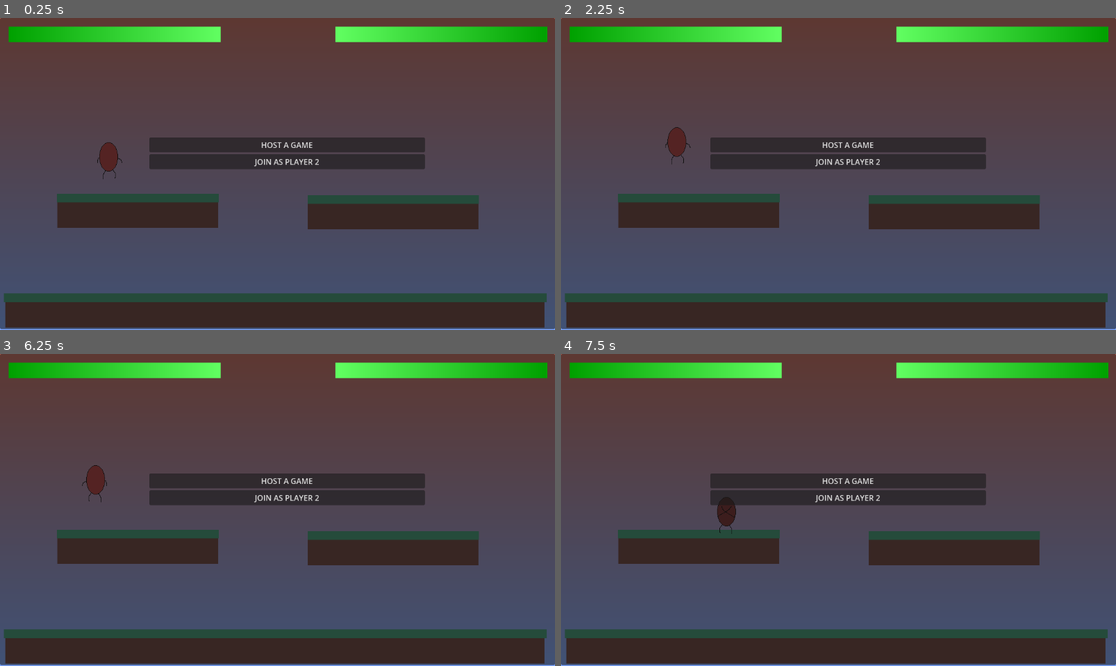
Above: before the commit, frames 1-4 (two rows, left to right).
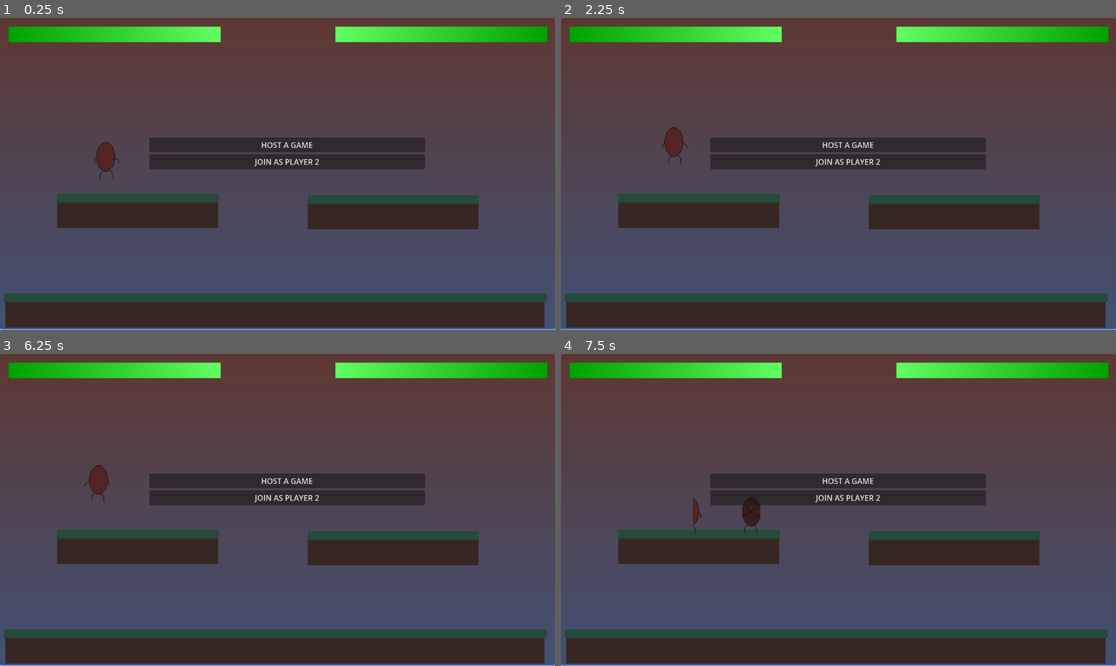
Above: after the commit, the same moments.

Repository: williammartinek22/PlatformFighter
Game: Godot game, scene res://main_scene.tscn
Same seed, same stepped clock (60 frames per second), same inputs: the game is played once before the commit and once after it. Sound files missing from this copy of the repository are replaced by a short silence.
Inputs:
- Up to frame 1 (0.25 s): no input
- Up to frame 2 (2.25 s): tap Enter (ui_accept) at 0.5, 0.77, 2 s; hold Right (ui_right) 0.53-1.25 s; hold C (C) 0.53-1.25 s; tap R (R) at 0.8, 2.1 s; click "HOST A GAME" at 1.25 s; hold Right (ui_right) from 2.03 s (still down)
- Up to frame 3 (6.25 s): tap Enter (ui_accept) at 2.27, 3.5, 4.25, 4.52, 5, 5.27, 5.75, 6.02 s; tap X (X) at 2.3, 3.6 s; release Right (ui_right) at 2.75 s; click "JOIN AS PLAYER 2" at 2.75 s; hold Left (ui_left) 3.53-4.28 s; tap Z (Z) at 3.8, 4.35 s; hold Right (ui_right) 4.28-5.78 s; tap S (S, bound only after the commit) at 4.55, 5.1 s; hold C (C) 5.03-5.78 s; hold Left (ui_left) from 5.78 s (still down); tap C (C) at 5.85 s; tap R (R) at 6.05 s
- Up to frame 4 (7.5 s): release Left (ui_left) at 6.53 s; hold Right (ui_right) 6.53-7.28 s; tap R (R) at 6.6 s; tap X (X) at 6.8, 7.35 s; hold Left (ui_left) from 7.28 s (still down)

The runs differ from the first frame. In frame 1, 0.1% of the frame differs, in the area x 17-23%, y 39-52%; in frame 2, 0.1%; in frame 3, 0.1%; in frame 4, 0.5%, in the area x 23-36%, y 46-58%.

Commit message:
Added chicken super, added super meter, added death sprite

Diff:
--- a/Multiplayer/MultiplayerController.gd
+++ b/Multiplayer/MultiplayerController.gd
@@ -8,6 +8,7 @@
 var health = 100.0
 var totalHealth = health
 @export var healthBar: TextureProgressBar
+@export var superBar: TextureProgressBar
 @export var main = true
 var throwFactor = 0.95
 
@@ -131,7 +132,8 @@
 	#disable any hitboxes
 	var attacks = $Attacks.get_children()
 	for attack in attacks:
-		attack.disabled = true
+		if attack is CollisionShape2D:
+			attack.disabled = true
 
 func crouch():
 	if is_on_floor():
@@ -139,6 +141,23 @@
 	await get_tree().create_timer(0.5).timeout
 	do_crouch  = false
 	frame = 0
+
+func _super():
+	if superBar.value >= 100:
+		$SuperSheet.show()
+		$SuperSheet.play("default")
+		$EggGuySpriteSheet.hide()
+		await $SuperSheet.animation_finished
+		$SuperSheet.hide()
+		$Chacken.show()
+		$Attacks/ChackenCollisionPolygon2D.disabled = false
+		$AudioStreamPlayer3.play()
+		superBar.value = 0
+		await get_tree().create_timer(8.0).timeout
+		$Chacken.hide()
+		$Attacks/ChackenCollisionPolygon2D.disabled = true
+		$EggGuySpriteSheet.show()
+		$AudioStreamPlayer3.stop()
 
 func _on_attack_body_entered(body):
 	set_deferred('$Attack/AttackCollision.disabled', true)
@@ -152,19 +171,23 @@
 		body.take_damage(10)
 		var flingDirection = body.position.direction_to(position) * -10
 		flingDirection.x *= 250
-		flingDirection.y *= 500 #/throwFactor
+		#flingDirection.y *= 500 #/throwFactor
 		flingDirection.y -= 100
 		body.velocity = flingDirection
 
 func take_damage(amount):
-	print("Damage taken")
 	if healthBar:#main:
 		health = max(0,health-amount)
 		healthBar.value = health
 		throwFactor = health/totalHealth
 
+	if superBar:
+		var superMeter = min(100,superBar.value+(amount*2))
+		superBar.value = superMeter
+
 	if health == 0:
-		hide()
+		frame = 11
+		set_process(false)
 		$AudioStreamPlayer2.play()
-		await $AudioStreamPlayer2.finished
-		queue_free()
+		#await get_tree().create_timer(2.0).timeout
+		#queue_free()
--- a/Multiplayer/MultiplayerInput.gd
+++ b/Multiplayer/MultiplayerInput.gd
@@ -32,6 +32,9 @@
 	elif Input.is_action_just_released("ui_down"):
 		uncrouch.rpc()
 
+	if Input.is_action_just_pressed("S"):
+		_super.rpc()
+
 @rpc("call_local")
 func jump():
 	if multiplayer.is_server():
@@ -56,3 +59,8 @@
 func guard():
 	if multiplayer.is_server():
 		player.do_guard = true
+
+@rpc("call_local")
+func _super():
+	if multiplayer.is_server():
+		player._super()
--- a/Multiplayer/multiplayer_manager.gd
+++ b/Multiplayer/multiplayer_manager.gd
@@ -48,12 +48,13 @@
 
 	if player_to_add.player_id == 1:
 		player_to_add.healthBar = _multiplayer_synchronizer.get_child(0).get_child(0)
-		player_to_add.position = _multiplayer_synchronizer.get_child(2).get_child(0).position
+		player_to_add.superBar = _multiplayer_synchronizer.get_child(2).get_child(0)
+		player_to_add.position = _multiplayer_synchronizer.get_child(4).get_child(0).position
 	else:
 		player_to_add.healthBar = _multiplayer_synchronizer.get_child(1).get_child(0)
-		player_to_add.position = _multiplayer_synchronizer.get_child(2).get_child(1).position
+		player_to_add.superBar = _multiplayer_synchronizer.get_child(3).get_child(0)
+		player_to_add.position = _multiplayer_synchronizer.get_child(4).get_child(1).position
 		player_to_add.transform.x.x = -1
-
 
 func _del_player(id: int):
 	print("Player %s left the game" % id)
--- a/Multiplayer/multiplayer_player.tscn
+++ b/Multiplayer/multiplayer_player.tscn
@@ -1,10 +1,13 @@
-[gd_scene load_steps=14 format=3 uid="uid://btpb8penpr37v"]
+[gd_scene load_steps=24 format=3 uid="uid://btpb8penpr37v"]
 
 [ext_resource type="Script" path="res://Multiplayer/MultiplayerController.gd" id="1_vicjr"]
 [ext_resource type="Script" path="res://Multiplayer/MultiplayerInput.gd" id="2_cqnm7"]
 [ext_resource type="Texture2D" uid="uid://cowfwhfb6a22k" path="res://eggGuySpriteSheet.png" id="2_ho3no"]
+[ext_resource type="Texture2D" uid="uid://chlpoq1tgemdi" path="res://superSheet.png" id="4_7slgd"]
+[ext_resource type="Texture2D" uid="uid://cspanq6rwsv51" path="res://CHACKEN.png" id="4_gxfqc"]
 [ext_resource type="AudioStream" uid="uid://btx1d8lbuis1t" path="res://punch.mp3" id="4_m01n1"]
 [ext_resource type="AudioStream" uid="uid://8ow7tefteniy" path="res://EggDeath.mp3" id="5_cwlc1"]
+[ext_resource type="AudioStream" uid="uid://dhxpkhcnixwu" path="res://Chicken.mp3" id="7_qpvkp"]
 
 [sub_resource type="SceneReplicationConfig" id="SceneReplicationConfig_u1qng"]
 properties/0/path = NodePath(".:player_id")
@@ -28,7 +31,7 @@
 properties/6/path = NodePath(".:do_guard")
 properties/6/spawn = true
 properties/6/replication_mode = 1
-properties/7/path = NodePath(".:scale")
+properties/7/path = NodePath(".:transform")
 properties/7/spawn = true
 properties/7/replication_mode = 1
 
@@ -40,6 +43,56 @@
 [sub_resource type="CapsuleShape2D" id="CapsuleShape2D_d7l2x"]
 radius = 25.0
 height = 78.0
+
+[sub_resource type="AtlasTexture" id="AtlasTexture_cldor"]
+atlas = ExtResource("4_7slgd")
+region = Rect2(0, 0, 600, 600)
+
+[sub_resource type="AtlasTexture" id="AtlasTexture_tv4gh"]
+atlas = ExtResource("4_7slgd")
+region = Rect2(600, 0, 600, 600)
+
+[sub_resource type="AtlasTexture" id="AtlasTexture_4t1j7"]
+atlas = ExtResource("4_7slgd")
+region = Rect2(1200, 0, 600, 600)
+
+[sub_resource type="AtlasTexture" id="AtlasTexture_6h15x"]
+atlas = ExtResource("4_7slgd")
+region = Rect2(1800, 0, 600, 600)
+
+[sub_resource type="AtlasTexture" id="AtlasTexture_o2x2m"]
+atlas = ExtResource("4_7slgd")
+region = Rect2(2400, 0, 600, 600)
+
+[sub_resource type="AtlasTexture" id="AtlasTexture_hspit"]
+atlas = ExtResource("4_7slgd")
+region = Rect2(3000, 0, 600, 600)
+
+[sub_resource type="SpriteFrames" id="SpriteFrames_ki4jt"]
+animations = [{
+"frames": [{
+"duration": 1.0,
+"texture": SubResource("AtlasTexture_cldor")
+}, {
+"duration": 1.0,
+"texture": SubResource("AtlasTexture_tv4gh")
+}, {
+"duration": 1.0,
+"texture": SubResource("AtlasTexture_4t1j7")
+}, {
+"duration": 1.0,
+"texture": SubResource("AtlasTexture_6h15x")
+}, {
+"duration": 1.0,
+"texture": SubResource("AtlasTexture_o2x2m")
+}, {
+"duration": 1.0,
+"texture": SubResource("AtlasTexture_hspit")
+}],
+"loop": false,
+"name": &"default",
+"speed": 5.0
+}]
 
 [sub_resource type="CircleShape2D" id="CircleShape2D_302sc"]
 radius = 24.0
@@ -74,12 +127,22 @@
 texture_filter = 1
 position = Vector2(-2, 0)
 texture = ExtResource("2_ho3no")
-hframes = 11
-frame = 7
+hframes = 12
 
 [node name="CollisionShape2D" type="CollisionShape2D" parent="."]
 position = Vector2(0, 8)
 shape = SubResource("CapsuleShape2D_d7l2x")
+
+[node name="SuperSheet" type="AnimatedSprite2D" parent="."]
+visible = false
+position = Vector2(-15, -216)
+sprite_frames = SubResource("SpriteFrames_ki4jt")
+
+[node name="Chacken" type="Sprite2D" parent="."]
+visible = false
+texture_filter = 1
+position = Vector2(-19, -206)
+texture = ExtResource("4_gxfqc")
 
 [node name="Attacks" type="Area2D" parent="."]
 collision_layer = 2
@@ -115,10 +178,19 @@
 shape = SubResource("CapsuleShape2D_lxvmu")
 disabled = true
 
+[node name="ChackenCollisionPolygon2D" type="CollisionPolygon2D" parent="Attacks"]
+visible = false
+position = Vector2(-9, -224)
+polygon = PackedVector2Array(195, -187, 146, -138, 67, -57, -100, -55, -176, -201, -210, -139, -213, -30, -130, 39, -27, 176, -27, 270, 56, 262, 26, 167, 41, 133, 145, 103, 170, -4, 225, -116, 256, -110)
+disabled = true
+
 [node name="AudioStreamPlayer" type="AudioStreamPlayer" parent="."]
 stream = ExtResource("4_m01n1")
 
 [node name="AudioStreamPlayer2" type="AudioStreamPlayer" parent="."]
 stream = ExtResource("5_cwlc1")
 
+[node name="AudioStreamPlayer3" type="AudioStreamPlayer" parent="."]
+stream = ExtResource("7_qpvkp")
+
 [connection signal="body_entered" from="Attacks" to="." method="_on_attack_body_entered"]
--- a/main_scene.tscn
+++ b/main_scene.tscn
@@ -30,12 +30,26 @@
 properties/1/path = NodePath("MultiplayerSynchronizer/Health2/ProgressBar:value")
 properties/1/spawn = true
 properties/1/replication_mode = 1
+properties/2/path = NodePath("MultiplayerSynchronizer/Super1/ProgressBar:value")
+properties/2/spawn = true
+properties/2/replication_mode = 1
+properties/3/path = NodePath("MultiplayerSynchronizer/Super2/ProgressBar:value")
+properties/3/spawn = true
+properties/3/replication_mode = 1
 
 [sub_resource type="Gradient" id="Gradient_lrbuq"]
 colors = PackedColorArray(0, 0.631373, 0, 1, 0.384314, 1, 0.384314, 1)
 
 [sub_resource type="GradientTexture2D" id="GradientTexture2D_1cn5h"]
 gradient = SubResource("Gradient_lrbuq")
+width = 440
+height = 32
+
+[sub_resource type="Gradient" id="Gradient_1h143"]
+colors = PackedColorArray(0, 0.531365, 0.90159, 1, 0.486864, 1, 0.863974, 1)
+
+[sub_resource type="GradientTexture2D" id="GradientTexture2D_on87v"]
+gradient = SubResource("Gradient_1h143")
 width = 440
 height = 32
 
@@ -79,6 +93,7 @@
 [node name="CollisionShape2D3" type="CollisionShape2D" parent="BallWalls"]
 position = Vector2(569.75, -30.25)
 shape = SubResource("RectangleShape2D_3dttv")
+disabled = true
 
 [node name="CollisionShape2D4" type="CollisionShape2D" parent="BallWalls"]
 position = Vector2(576, 634.625)
@@ -123,6 +138,29 @@
 value = 100.0
 texture_progress = SubResource("GradientTexture2D_1cn5h")
 
+[node name="Super1" type="Node2D" parent="MultiplayerSynchronizer"]
+
+[node name="ProgressBar" type="TextureProgressBar" parent="MultiplayerSynchronizer/Super1"]
+offset_left = 18.0
+offset_top = 53.0
+offset_right = 458.0
+offset_bottom = 117.0
+scale = Vector2(0.75, 0.75)
+texture_progress = SubResource("GradientTexture2D_on87v")
+
+[node name="Super2" type="Node2D" parent="MultiplayerSynchronizer"]
+position = Vector2(1154, 0)
+rotation = -3.14159
+scale = Vector2(1, -1)
+
+[node name="ProgressBar" type="TextureProgressBar" parent="MultiplayerSynchronizer/Super2"]
+offset_left = 18.0
+offset_top = 53.0
+offset_right = 458.0
+offset_bottom = 117.0
+scale = Vector2(0.75, 0.75)
+texture_progress = SubResource("GradientTexture2D_on87v")
+
 [node name="SpawnPos" type="Node" parent="MultiplayerSynchronizer"]
 
 [node name="Spawn1" type="Node2D" parent="MultiplayerSynchronizer/SpawnPos"]
--- a/project.godot
+++ b/project.godot
@@ -41,6 +41,11 @@
 "events": [Object(InputEventKey,"resource_local_to_scene":false,"resource_name":"","device":-1,"window_id":0,"alt_pressed":false,"shift_pressed":false,"ctrl_pressed":false,"meta_pressed":false,"pressed":false,"keycode":0,"physical_keycode":67,"key_label":0,"unicode":99,"echo":false,"script":null)
 ]
 }
+S={
+"deadzone": 0.5,
+"events": [Object(InputEventKey,"resource_local_to_scene":false,"resource_name":"","device":-1,"window_id":0,"alt_pressed":false,"shift_pressed":false,"ctrl_pressed":false,"meta_pressed":false,"pressed":false,"keycode":0,"physical_keycode":83,"key_label":0,"unicode":115,"echo":false,"script":null)
+]
+}
 
 [layer_names]
 
Binary file added: CHACKEN.png
Not shown, added: CHACKEN.png.import
Not shown, added: Chicken.mp3.import
Binary file changed: eggGuySpriteSheet.png
Not shown: 1 places in main_scene.tscn that only renumber resources
Binary file added: superSheet.png
Not shown, added: superSheet.png.import
Not shown, added: Chicken.mp3
